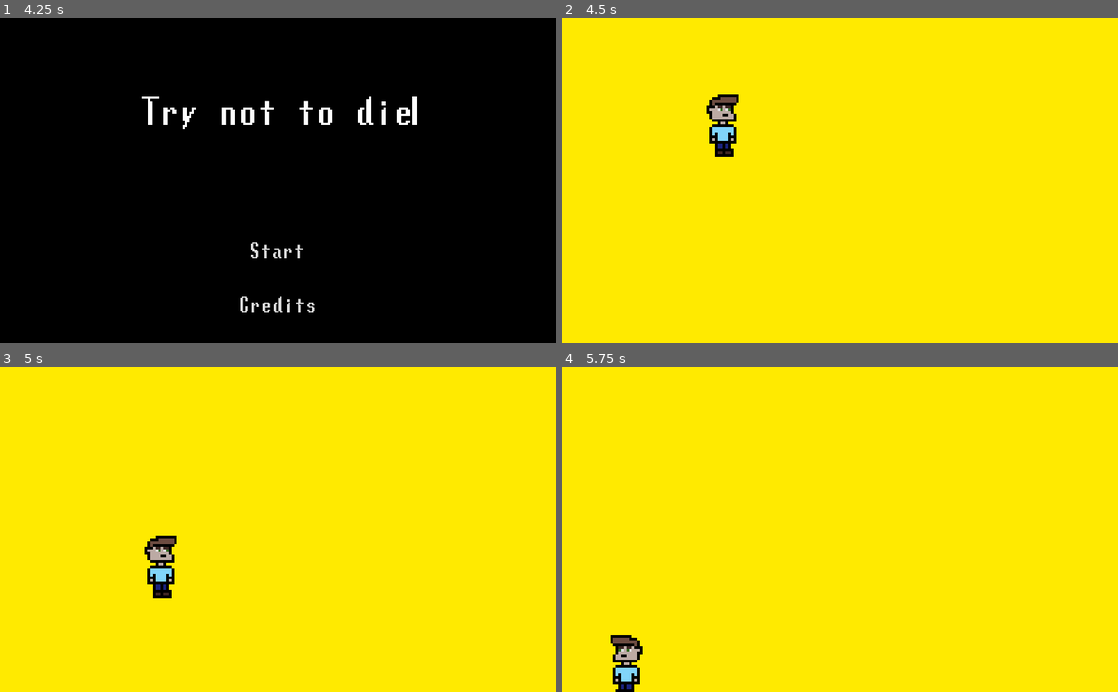
Above: before the commit, frames 1-4 (two rows, left to right).
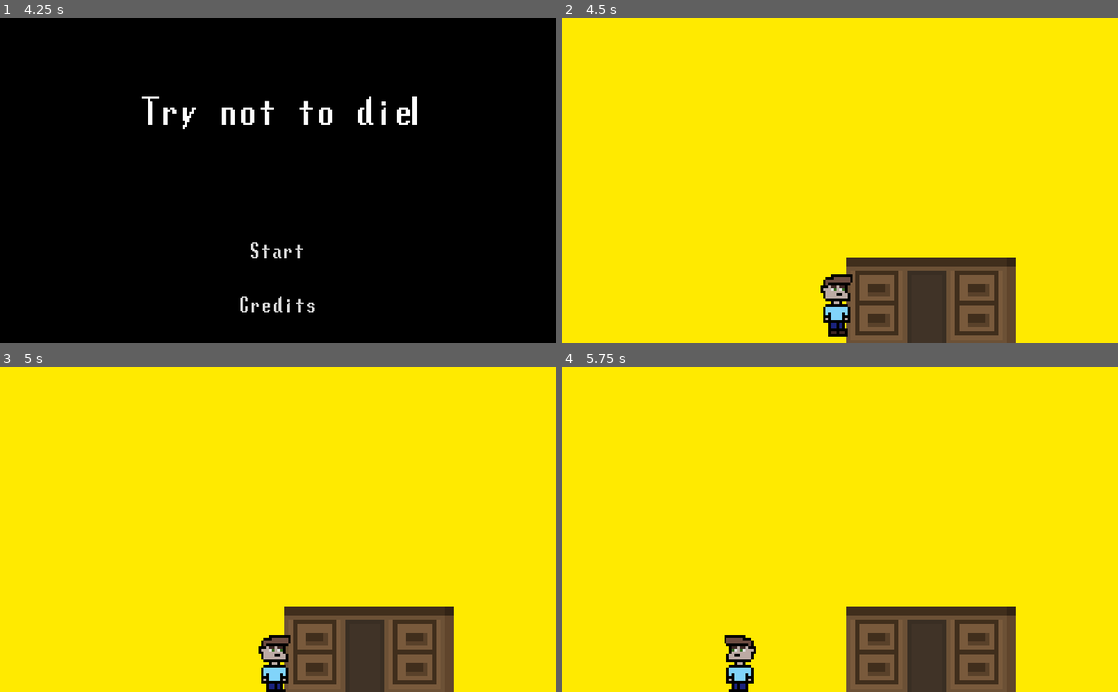
Above: after the commit, the same moments.

Repository: lajollagamesclub/week-115
Game: Godot game, scene res://TitleScreen.tscn
Two runs of this game, one before a commit and one after it. Both use one fixed random seed, a clock stepped at 60 frames per second and the inputs below. The engine's default icon, where the game draws it, is replaced by a stand-in: a white triangle on a blue panel in a dark square.
Inputs:
- Up to frame 1 (4.25 s): tap Enter at 0.5 s; hold D (g_right) 0.53-1.28 s; hold S (g_down) 1.28-2.03 s; hold D (g_right) 2.03-2.78 s; hold W (g_up) 2.78-3.53 s; tap Space at 3.5 s; hold A (g_left) from 3.53 s (still down)
- Up to frame 2 (4.5 s): release A (g_left) at 4.25 s; click "Start" at 4.25 s
- Up to frame 3 (5 s): no input
- Up to frame 4 (5.75 s): hold A (g_left) from 5.03 s (still down)

Frame 1 is identical in both runs. In frame 2, 9.6% of the frame differs, in the area x 26-82%, y 23-100%; in frame 3, 9.5%; in frame 4, 9.6%.

Commit message:
Add desk you can jump onto

Diff:
--- a/src/Main.tscn
+++ b/src/Main.tscn
@@ -1,14 +1,20 @@
-[gd_scene load_steps=6 format=2]
+[gd_scene load_steps=8 format=2]
 
 [ext_resource path="res://Boundary.tscn" type="PackedScene" id=1]
 [ext_resource path="res://ShortBoundary.tscn" type="PackedScene" id=2]
-[ext_resource path="res://YoungPlayer.tscn" type="PackedScene" id=3]
-[ext_resource path="res://MegalovaniaStarter.tscn" type="PackedScene" id=4]
-[ext_resource path="res://BonkFlash.gd" type="Script" id=5]
+[ext_resource path="res://desk.png" type="Texture" id=3]
+[ext_resource path="res://YoungPlayer.tscn" type="PackedScene" id=4]
+[ext_resource path="res://MegalovaniaStarter.tscn" type="PackedScene" id=5]
+[ext_resource path="res://BonkFlash.gd" type="Script" id=6]
+
+[sub_resource type="SegmentShape2D" id=1]
+a = Vector2( -160, -97 )
+b = Vector2( 150, -97 )
 
 [node name="Main" type="Node2D"]
 
 [node name="BG" type="CanvasLayer" parent="."]
+editor/display_folded = true
 layer = -1
 
 [node name="ColorRect" type="ColorRect" parent="BG"]
@@ -16,21 +22,42 @@
 anchor_bottom = 1.0
 color = Color( 1, 0.917647, 0, 1 )
 
-[node name="Floor" parent="." instance=ExtResource( 1 )]
+[node name="Boundaries" type="Node2D" parent="."]
+editor/display_folded = true
+__meta__ = {
+"_edit_lock_": true
+}
 
-[node name="Ceiling" parent="." instance=ExtResource( 1 )]
+[node name="Floor" parent="Boundaries" instance=ExtResource( 1 )]
+
+[node name="Ceiling" parent="Boundaries" instance=ExtResource( 1 )]
 position = Vector2( 0, 0 )
 
-[node name="LeftWall" parent="." instance=ExtResource( 2 )]
+[node name="LeftWall" parent="Boundaries" instance=ExtResource( 2 )]
 position = Vector2( 0, 0 )
 
-[node name="RightWall" parent="." instance=ExtResource( 2 )]
+[node name="RightWall" parent="Boundaries" instance=ExtResource( 2 )]
 position = Vector2( 1024, 0 )
 
-[node name="YoungPlayer" parent="." instance=ExtResource( 3 )]
-position = Vector2( 295.118, 192.233 )
+[node name="World" type="Node2D" parent="."]
 
-[node name="MegalovaniaStarter" parent="." instance=ExtResource( 4 )]
+[node name="StaticBody2D" type="StaticBody2D" parent="World"]
+position = Vector2( 683.527, 539.817 )
+collision_layer = 2
+collision_mask = 2
+
+[node name="DeskSprite" type="Sprite" parent="World/StaticBody2D"]
+position = Vector2( 0, -33.4033 )
+scale = Vector2( 8, 8 )
+texture = ExtResource( 3 )
+
+[node name="CollisionShape2D" type="CollisionShape2D" parent="World/StaticBody2D"]
+shape = SubResource( 1 )
+
+[node name="YoungPlayer" parent="." instance=ExtResource( 4 )]
+position = Vector2( 504.559, 523.848 )
+
+[node name="MegalovaniaStarter" parent="." instance=ExtResource( 5 )]
 
 [node name="UI" type="CanvasLayer" parent="."]
 
@@ -38,5 +65,8 @@
 anchor_right = 1.0
 anchor_bottom = 1.0
 color = Color( 1, 1, 1, 0 )
-script = ExtResource( 5 )
+script = ExtResource( 6 )
+__meta__ = {
+"_edit_lock_": true
+}
 [connection signal="bonked" from="YoungPlayer" to="UI/BonkFlash" method="_on_YoungPlayer_bonked"]
--- a/src/Player.gd
+++ b/src/Player.gd
@@ -26,6 +26,15 @@
 	if vertical < 0 and $FloorRayCast.is_colliding():
 		jump()
 
+	if vel.y < 0:
+		set_casts_bit(1, false)
+		set_collision_layer_bit(1, false)
+		set_collision_mask_bit(1, false)
+	else:
+		set_casts_bit(1, true)
+		set_collision_layer_bit(1, true)
+		set_collision_mask_bit(1, true)
+
 	if $LeftRayCast.is_colliding() or $RightRayCast.is_colliding():
 		if abs(vel.x) > 800:
 			$BonkPlayer.play()
@@ -48,7 +57,7 @@
 
 	vel.x = dampen_value(vel.x, dampening)
 
-	move_and_collide(vel*delta)
+	move_and_slide(vel)
 
 func jump():
 	jumping = true
@@ -74,3 +83,8 @@
 		"young":
 			new_node = load("res://YoungPlayer.tscn").instance()
 	replace_by(new_node, true)
+
+func set_casts_bit(in_bit: int, value: bool):
+	$FloorRayCast.set_collision_mask_bit(in_bit, value)
+	$RightRayCast.set_collision_mask_bit(in_bit, value)
+	$LeftRayCast.set_collision_mask_bit(in_bit, value)
Binary file added: src/desk.png
Not shown, added: src/desk.png.import
